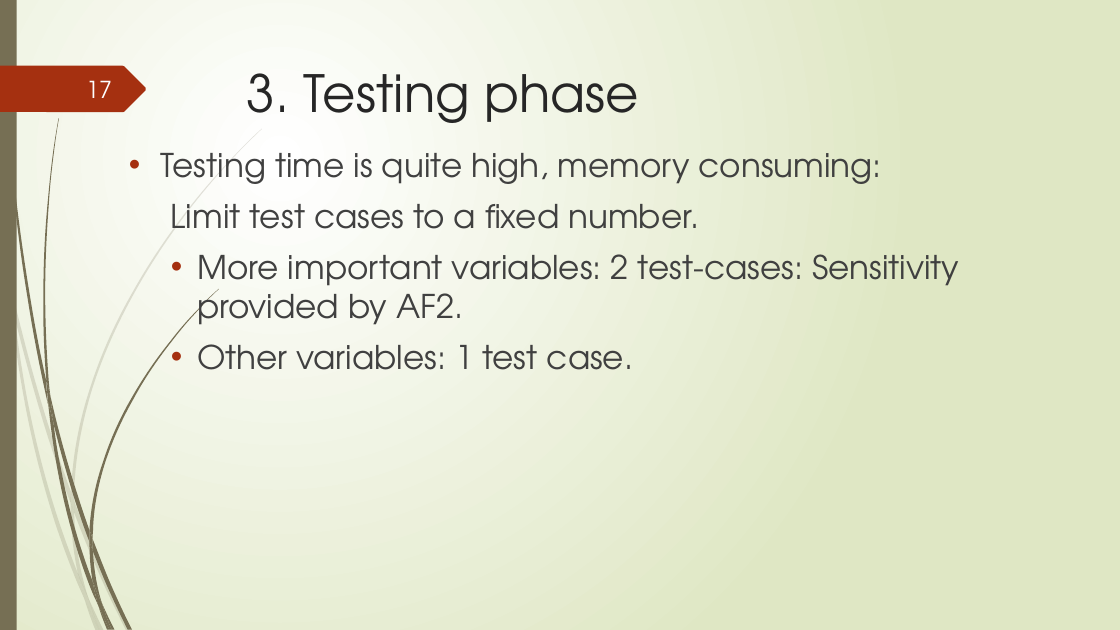
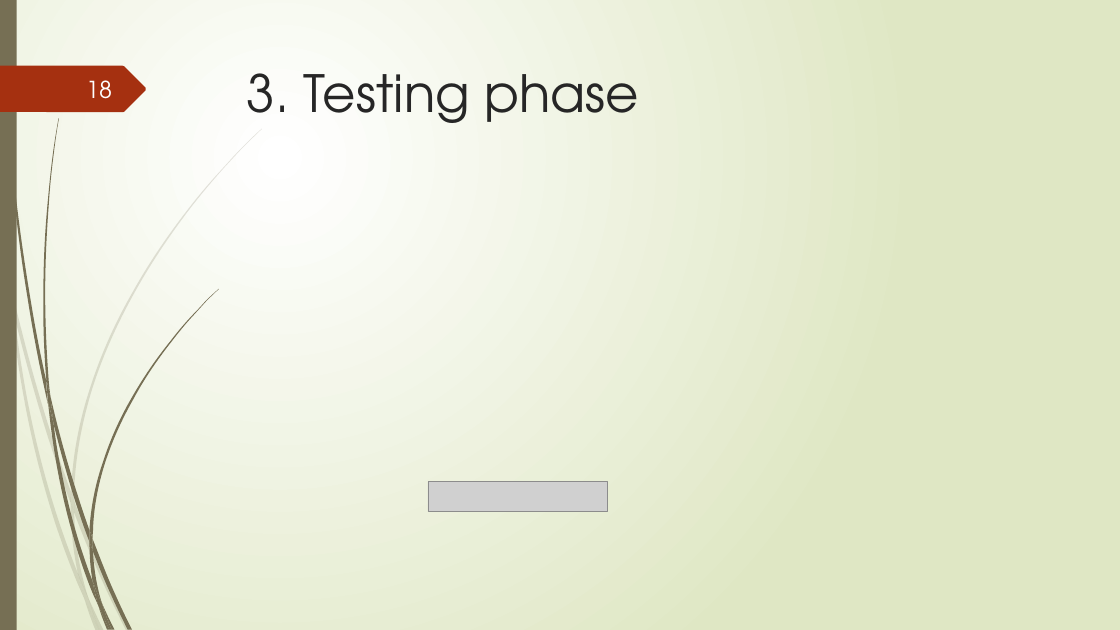
Before and after one commit to tungvx/raSAT, a slide deck: slide 18 of report/midterm.pptx (slide 17 before the commit). Drawn at 1120x630 pixels with LibreOffice and Linux fonts; fonts in the diff are those of the drawing; grey boxes stand for pictures. Boxes give left, top, right and bottom in pixels: in the first picture for what was removed or moved away, otherwise in the second. Text is boxed around its words. In the diff, an @@ line names an element or a change of style, - is before the commit and + after.

```diff
--- a/report/midterm.pptx
+++ b/report/midterm.pptx
@@ page number at [86, 80, 112, 99]: text changed @@
-17
+18
@@ text removed at [160, 153, 959, 370] @@
-• Testing time is quite high, memory consuming:
-  Limit test cases to a fixed number.
-  • More important variables: 2 test-cases: Sensitivity provided by AF2.
-  • Other variables: 1 test case.
@@ picture added at [429, 482, 608, 512] @@
```
Also in this commit, not shown: 8 other slides changed, 4 slides added, 5 slides removed, 6 other files.
